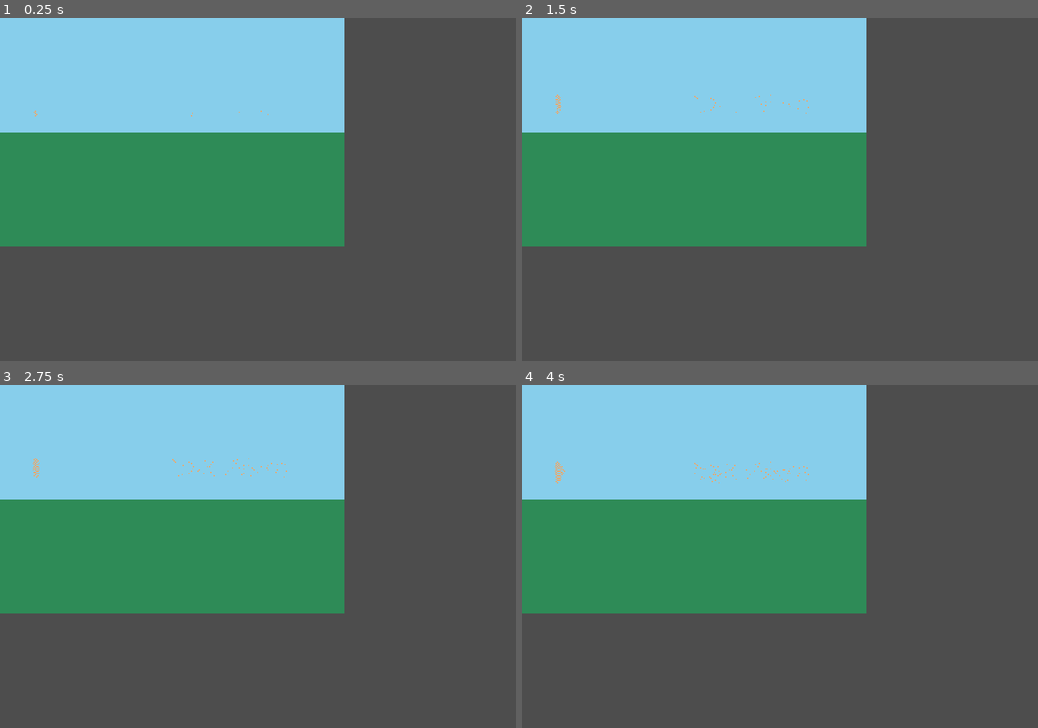
Above: before the commit, frames 1-4 (two rows, left to right).
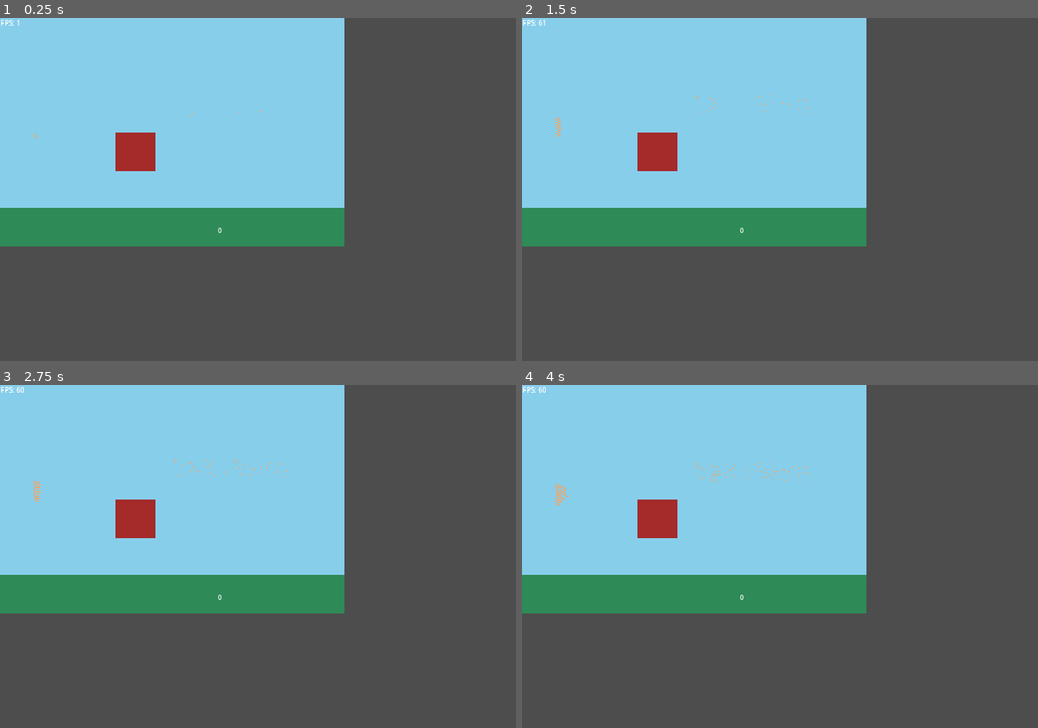
Above: after the commit, the same moments.

Repository: evhpwd/Feed-the-Dragons
Game: Godot game, scene res://Main.tscn
The game is run twice, just before and just after one commit, with the same random seed, the same clock (stepped at 60 frames per second) and the same inputs.
Inputs (mouse positions are in pixels of both pictures, inside the frame that each line leads up to):
- Up to frame 1 (0.25 s): no input
- Up to frame 2 (1.5 s): tap Enter at 0.5 s; move the mouse to (893, 172) at 0.52 s; hold G (swap_gravity) 0.53-1.28 s; click (893, 172) at 0.67 s; move the mouse to (676, 206) at 1.27 s; tap G (swap_gravity) at 1.35 s; click (676, 206) at 1.42 s
- Up to frame 3 (2.75 s): move the mouse to (309, 481) at 2.02 s; hold G (swap_gravity) from 2.03 s (still down); click (309, 481) at 2.17 s
- Up to frame 4 (4 s): move the mouse to (754, 625) at 2.77 s; release G (swap_gravity) at 2.78 s; tap G (swap_gravity) at 2.85 s; click (754, 625) at 2.92 s; move the mouse to (934, 607) at 3.52 s; hold G (swap_gravity) from 3.53 s (still down); click (934, 607) at 3.67 s

The runs differ from the first frame. In frame 1, 15% of the frame differs, in the area x 0-67%, y 0-63%; in frame 2, 15%; in frame 3, 15%; in frame 4, 15%.

Commit message:
Some updates

Diff:
--- /dev/null
+++ b/Level.gd
@@ -0,0 +1,7 @@
+extends Node2D
+
+func _ready():
+	pass
+
+func _process(delta):
+	pass
--- /dev/null
+++ b/Level.tscn
@@ -0,0 +1,18 @@
+[gd_scene load_steps=2 format=3 uid="uid://det6ti2f42pp1"]
+
+[ext_resource type="Script" path="res://Level.gd" id="1_y2xoj"]
+
+[node name="Level" type="Node2D"]
+script = ExtResource("1_y2xoj")
+
+[node name="Count1" type="Label" parent="."]
+offset_right = 40.0
+offset_bottom = 23.0
+
+[node name="Count2" type="Label" parent="."]
+offset_right = 40.0
+offset_bottom = 23.0
+
+[node name="Count3" type="Label" parent="."]
+offset_right = 40.0
+offset_bottom = 23.0
--- a/Main.gd
+++ b/Main.gd
@@ -1,4 +1,5 @@
 extends Node
+class_name Main
 
 var grid := PackedByteArray()
 var changed = false
@@ -6,27 +7,35 @@
 const width = 300
 var spawn = 0
 
+
 enum CellType {
 	AIR,
 	SAND,
 	GRASS,
 	RESERVED,
+	GOAL1,
+	GOAL2,
+	GOAL3,
 }
 
-@onready var image = Image.create(width, height, false, Image.FORMAT_RGB8)
-@onready var grid_sprite = $GridTex
+var counts := {CellType.GOAL1: 0, CellType.GOAL2: 0, CellType.GOAL3: 0}
+
+@onready var image := Image.create(width, height, false, Image.FORMAT_RGBAF)
+@onready var grid_sprite := $GridTex
 var gravity_dir := Vector2i.DOWN
-
-## Gets the value of a cell on the [member grid]
-func get_cell(pos: Vector2i) -> CellType:
-	return grid[pos.y * width + pos.x] as CellType
 
 func _ready():
 	grid.resize(width * height)
 	grid.fill(CellType.AIR)
 
-	for i in range(width * (height / 2), width * height):
+	for i in range(width * int(height / 1.2), width * height):
 		grid[i] = CellType.GRASS
+
+	var emitter_start := height * int(float(width) / 2.0)
+	var emitter_end := height * int(float(width) / 1.5)
+	for i in range(emitter_start, emitter_end, width):
+		for n in range(i + 100, i + 135):
+			grid[n] = CellType.GOAL1
 
 	grid_sprite.texture = ImageTexture.create_from_image(image)
 	grid_sprite.size = get_viewport().size
@@ -44,6 +53,11 @@
 					image.set_pixel(col, row, Color.SEA_GREEN)
 				elif cell == CellType.AIR:
 					image.set_pixel(col, row, Color.SKY_BLUE)
+				elif cell >= CellType.GOAL1:
+					if counts[cell] < 100:
+						image.set_pixel(col, row, Color.BROWN)
+					else:
+						image.set_pixel(col, row, Color.GREEN)
 		grid_sprite.texture.update(image)
 		changed = false
 
@@ -95,7 +109,7 @@
 func _physics_process(_delta):
 	changed = true
 	grid[int(width * 80.5) + randi() % 100] = 1
-	grid[width * 80 + 30] = 1
+	grid[width * height / 2 + 30] = 1 #warning-ignore:integer_division
 
 	var new_grid := PackedByteArray()
 	new_grid.resize(width * height)
@@ -105,21 +119,25 @@
 		for col in range(width):
 			var cell = grid[(row * width) + col]
 			if cell == CellType.SAND:
+
 				if not move_cell(row, col, new_grid):
 					new_grid[(row * width) + col] = CellType.SAND
+
 			elif cell == CellType.GRASS:
 				new_grid[(row * width) + col] = CellType.GRASS
-			elif cell == CellType.AIR: pass
+			elif cell == CellType.GOAL1:
+				new_grid[(row * width) + col] = CellType.GOAL1
 
 	grid = new_grid
 
-func move_cell(row, col, new_grid):
+func move_cell(row, col, new_grid) -> bool:
 	var current = (row * width) + col
+	assert(grid[current] == CellType.SAND)
 	var below = ((row + gravity_dir.y) * width) + col
 
+	var next_cell := int(below)
 	if can_move(Vector2i(col, row), gravity_dir):
-		new_grid[below] = grid[current]
-		return true
+		if handle_movement(new_grid, current, next_cell): return true
 
 	if row + 1 >= height:
 		return false
@@ -127,16 +145,27 @@
 		return false
 
 	var dir = 1 if randi_range(0, 1) == 1 else -1
+	next_cell = below + dir
 	if can_move(Vector2i(col, row), Vector2i(dir, gravity_dir.y)):
-		grid[below + dir] = CellType.RESERVED
-		new_grid[below + dir] = grid[current]
+		if handle_movement(new_grid, current, next_cell): return true
+
+	next_cell = below - dir
+	if can_move(Vector2i(col, row), Vector2i(-dir, gravity_dir.y)):
+		if handle_movement(new_grid, current, next_cell): return true
+	return false
+
+func handle_movement(new_grid: PackedByteArray, current: int, next_cell: int) -> bool:
+	assert(grid[current] == CellType.SAND, "sand????????")
+	if grid[next_cell] >= CellType.GOAL1:
+		counts[grid[next_cell]] += 1
+		counts[grid[next_cell]] = clamp(counts[grid[next_cell]], 0, 100)
+		#print(counts[grid[next_cell]])
+		new_grid[current] = CellType.AIR
 		return true
-
-	if can_move(Vector2i(col, row), Vector2i(-dir, gravity_dir.y)):
-		grid[below - dir] = CellType.RESERVED
-		new_grid[below - dir] = grid[current]
+	elif grid[next_cell] == CellType.AIR:
+		grid[next_cell] = CellType.RESERVED
+		new_grid[next_cell] = grid[current]
 		return true
-
 	return false
 
 # Rules for SAND particle movement
@@ -144,13 +173,18 @@
 # - Can move diagonally downward into AIR if:
 #   - Cell on side is AIR or...
 #   - Cell below is SAND
+# - If moves into GOAL cell
+#   - Remove sand
+#   - Increment count
 func can_move(from: Vector2i, dir: Vector2i) -> bool:
 	var new_pos = from + dir
-	if get_cell(new_pos) != CellType.AIR: return false
+	if grid[new_pos.y * width + new_pos.x] != CellType.AIR and \
+	   grid[new_pos.y * width + new_pos.x] < CellType.GOAL1:
+		return false
 	if dir == gravity_dir: return true
 	if dir == Vector2i(1, gravity_dir.y) or dir == Vector2i(-1, gravity_dir.y):
-		var adj_dir = Vector2i(dir.x, 0)
-		var adj = from + adj_dir
-		if get_cell(adj) == CellType.AIR: return true
-		if get_cell(from + gravity_dir) == CellType.SAND: return true
+		if grid[from.y * width + from.x + dir.x] == CellType.AIR or \
+		   grid[from.y * width + from.x + dir.x] >= CellType.GOAL1:
+			return true
+		if grid[(from.y + gravity_dir.y) * width + from.x] == CellType.SAND: return true
 	return false
--- a/Main.tscn
+++ b/Main.tscn
@@ -1,7 +1,8 @@
-[gd_scene load_steps=3 format=3 uid="uid://chyvftimkqe5s"]
+[gd_scene load_steps=4 format=3 uid="uid://chyvftimkqe5s"]
 
 [ext_resource type="Script" path="res://Main.gd" id="1_pp28r"]
 [ext_resource type="Script" path="res://FPS.gd" id="2_0er0i"]
+[ext_resource type="Script" path="res://TempScore.gd" id="3_ehjx4"]
 
 [node name="Main" type="Node2D"]
 script = ExtResource("1_pp28r")
@@ -11,7 +12,14 @@
 offset_bottom = 40.0
 
 [node name="FPS" type="Label" parent="."]
-visible = false
 offset_right = 40.0
 offset_bottom = 23.0
 script = ExtResource("2_0er0i")
+
+[node name="TempScore" type="Label" parent="."]
+offset_left = 506.0
+offset_top = 484.0
+offset_right = 630.0
+offset_bottom = 563.0
+text = "0"
+script = ExtResource("3_ehjx4")
--- /dev/null
+++ b/TempScore.gd
@@ -0,0 +1,9 @@
+extends Label
+
+
+func _ready():
+	set_text("0")
+
+func _process(_delta):
+	var count = $"..".counts[Main.CellType.GOAL1]
+	set_text("%d" % [count])
Not shown, changed: export_presets.cfg
Not shown, changed: .gitignore
